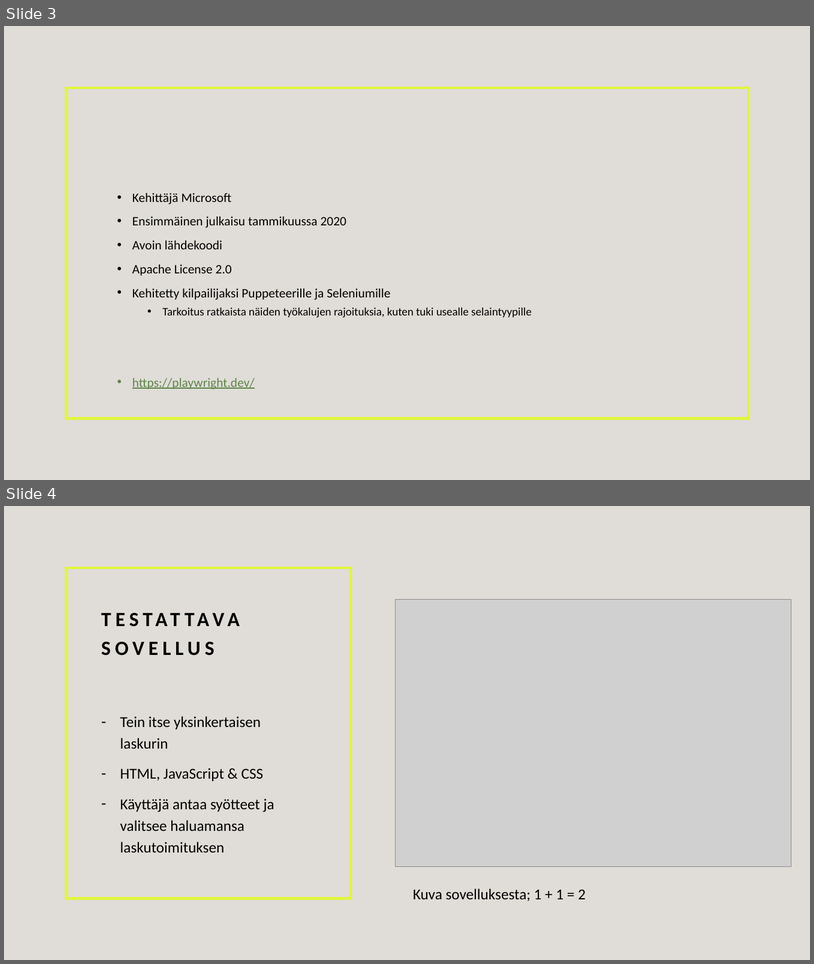
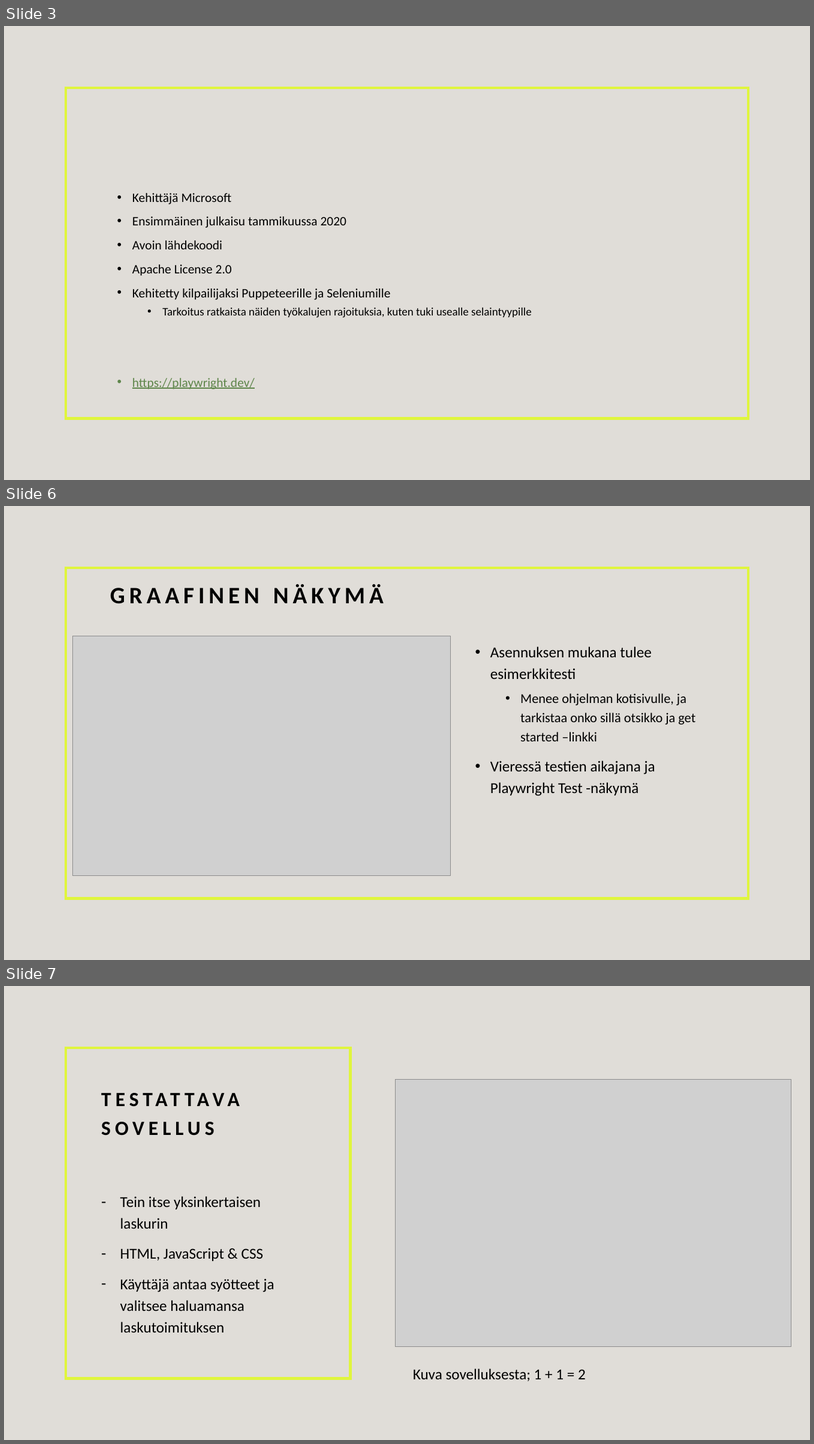
Before and after one commit to TeroAsilainen/ohjelmistotestaus-tyopaja, a slide deck: Playwright.pptx. Shown one above the other, each under a label of ours: slides 3 and 4 before the commit, slides 3, 6 and 7 after it; the slides between them are not shown. The pictures are 814x964 and 814x1444 pixels, drawn with LibreOffice and Linux fonts; fonts in the diff are those of the drawing; grey boxes stand for pictures. Boxes give left, top, right and bottom in pixels: in the first picture for what was removed or moved away, otherwise in the second. Text is boxed around its words. In the diff, an @@ line names an element or a change of style, - is before the commit and + after.

```diff
--- a/Playwright.pptx
+++ b/Playwright.pptx
@@ slide 6 added at box(4, 506, 810, 960), background #E0DDD8; not listed: 1 template element that a slide beside it also shows @@
@@ title added at box(110, 584, 384, 604), 28 pt, text #000000, bold @@
+GRAAFINEN NÄKYMÄ
@@ picture added at box(73, 636, 451, 875) @@
@@ text added at box(491, 646, 696, 796), 18 pt, text #000000 @@
+• Asennuksen mukana tulee esimerkkitesti
+  • Menee ohjelman kotisivulle, ja tarkistaa onko sillä otsikko ja get started –linkki
+• Vieressä testien aikajana ja Playwright Test -näkymä
@@ what was slide 4 is now slide 7 @@
```
Also in this commit, not shown: 1 slide changed, 6 other slides added, 8 other files.
